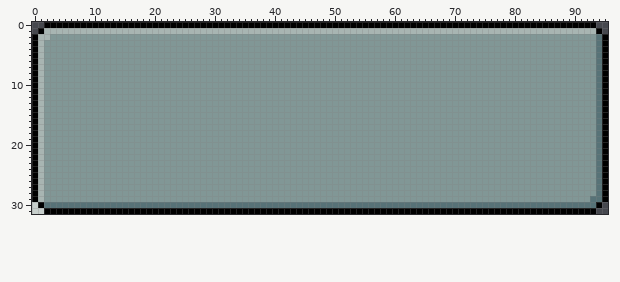
A pixel-art file gets an edit: Programs/Aseprite/Sprites/Button.aseprite. The first picture shows the starting point.
96x32 pixels, 1 frame.
And afterwards:
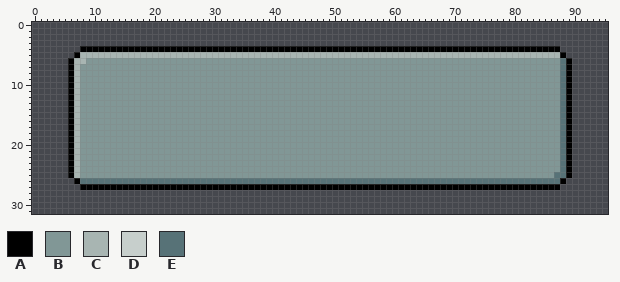
Palette (. is transparent): A #000000  B #819796  C #a8b5b2  D #c7cfcc  E #577277
Diff:
Changed rows in their new state; - is an unchanged pixel.
first column x 0:
 0 --............................................................................................--
 1 -..............................................................................................-
 2 ................................................................................................
 3 ................................................................................................
 4 ........AAAAAAAAAAAAAAAAAAAAAAAAAAAAAAAAAAAAAAAAAAAAAAAAAAAAAAAAAAAAAAAAAAAAAAAAAAAAAAAA........
 5 .......ACCCCCCCCCCCCCCCCCCCCCCCCCCCCCCCCCCCCCCCCCCCCCCCCCCCCCCCCCCCCCCCCCCCCCCCCCCCCCCCCA.......
 6 ......ACC-------------------------------------------------------------------------------EA......
 7 ......AC--------------------------------------------------------------------------------EA......
 8 ......AC--------------------------------------------------------------------------------EA......
 9 ......AC--------------------------------------------------------------------------------EA......
10 ......AC--------------------------------------------------------------------------------EA......
11 ......AC--------------------------------------------------------------------------------EA......
12 ......AC--------------------------------------------------------------------------------EA......
13 ......AC--------------------------------------------------------------------------------EA......
14 ......AC--------------------------------------------------------------------------------EA......
15 ......AC--------------------------------------------------------------------------------EA......
16 ......AC--------------------------------------------------------------------------------EA......
17 ......AC--------------------------------------------------------------------------------EA......
18 ......AC--------------------------------------------------------------------------------EA......
19 ......AC--------------------------------------------------------------------------------EA......
20 ......AC--------------------------------------------------------------------------------EA......
21 ......AC--------------------------------------------------------------------------------EA......
22 ......AC--------------------------------------------------------------------------------EA......
23 ......AC--------------------------------------------------------------------------------EA......
24 ......AC--------------------------------------------------------------------------------EA......
25 ......AC-------------------------------------------------------------------------------EEA......
26 .......AEEEEEEEEEEEEEEEEEEEEEEEEEEEEEEEEEEEEEEEEEEEEEEEEEEEEEEEEEEEEEEEEEEEEEEEEEEEEEEEEA.......
27 ........AAAAAAAAAAAAAAAAAAAAAAAAAAAAAAAAAAAAAAAAAAAAAAAAAAAAAAAAAAAAAAAAAAAAAAAAAAAAAAAA........
28 ................................................................................................
29 ................................................................................................
30 ...............................................................................................-
31 ..............................................................................................--
Pixel boxes of the changes (left, top, right, bottom) in both pictures:
changed: (32, 22, 608, 214)
